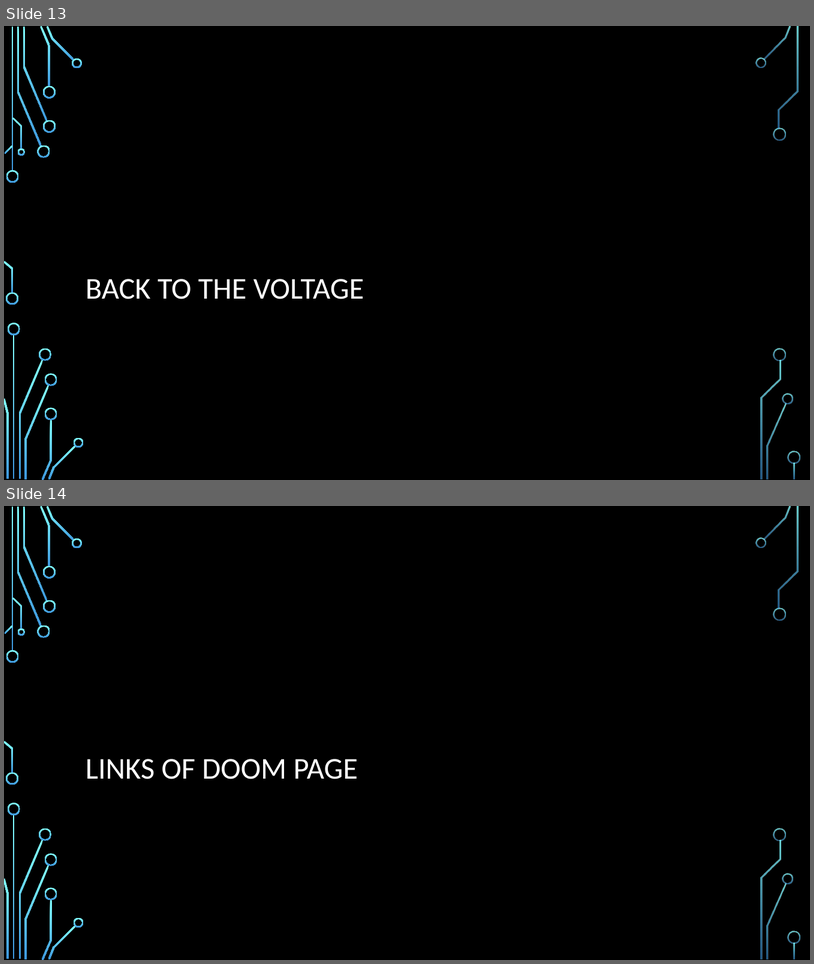
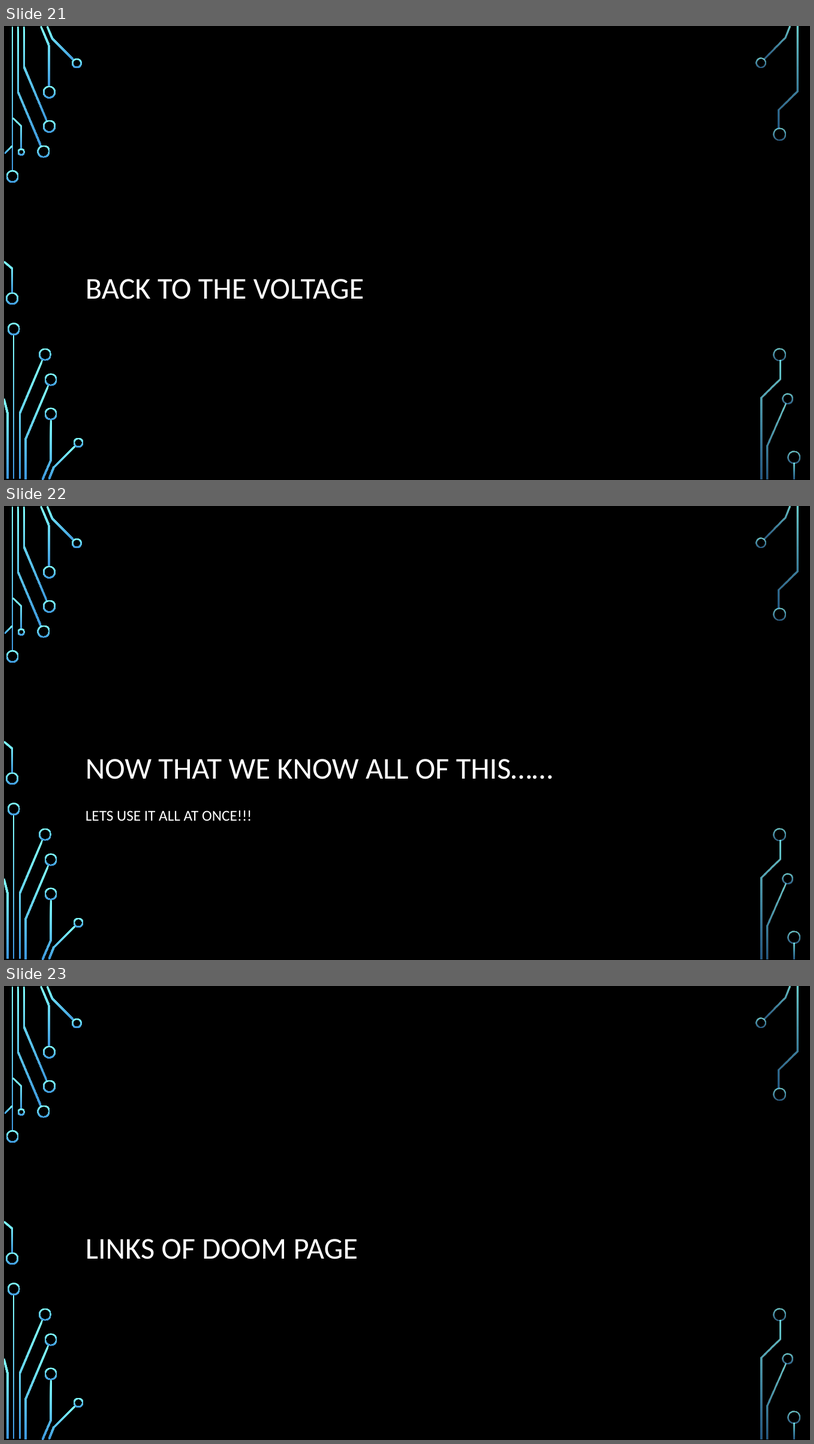
Before and after one commit to pulcher/electronics-for-programmers, a slide deck: e4p-presentation.pptx. Shown one above the other, each under a label of ours: slides 13 and 14 before the commit, slides 21, 22 and 23 after it. The pictures are 814x964 and 814x1444 pixels, drawn with LibreOffice and Linux fonts; fonts in the diff are those of the drawing; background and template pictures are left out. Boxes give left, top, right and bottom in pixels: in the first picture for what was removed or moved away, otherwise in the second. Text is boxed around its words. In the diff, an @@ line names an element or a change of style, - is before the commit and + after.

```diff
--- a/e4p-presentation.pptx
+++ b/e4p-presentation.pptx
@@ slide 22 added at bbox=[4, 506, 810, 960], background picture (left out); not listed: 36 template elements that a slide beside it also shows @@
@@ title added at bbox=[86, 759, 553, 779], 36 pt, text #FFFFFF @@
+NOW THAT WE KNOW ALL OF THIS……
@@ text added at bbox=[86, 810, 252, 820], 18 pt, text #FFFFFF @@
+LETS USE IT ALL AT ONCE!!!
@@ what was slide 13 is now slide 21 @@
@@ what was slide 14 is now slide 23 @@
```
Also in this commit, not shown: 3 slides changed, 10 other slides added, 2 slides removed.
